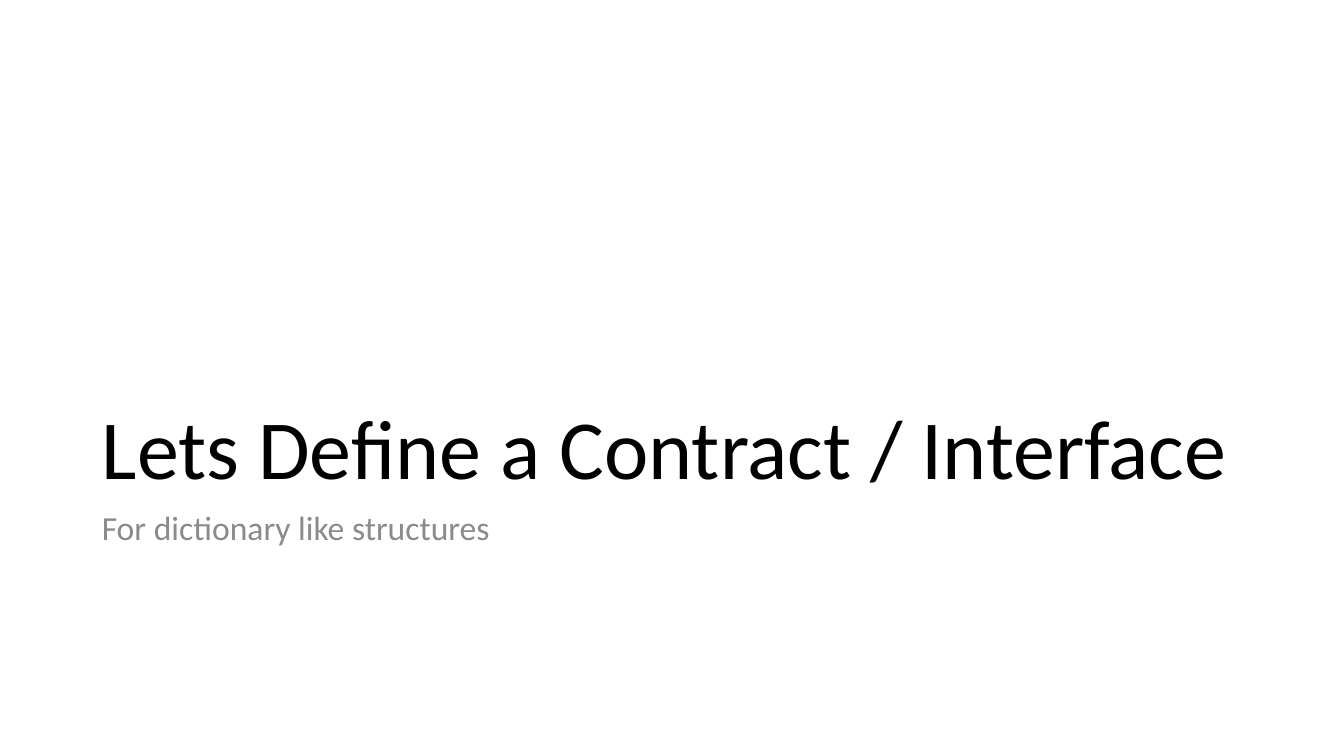
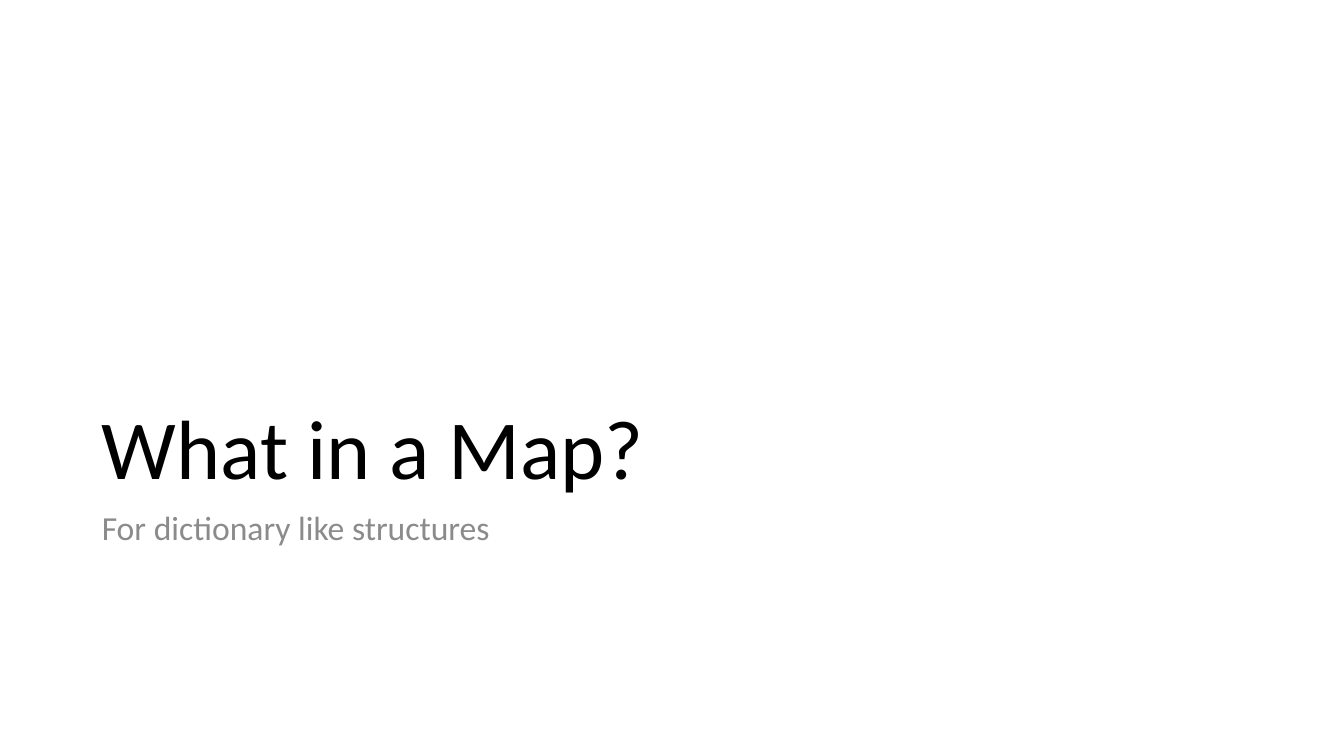
Before and after one commit to csev/cc4e, a slide deck: slide 14 of lectures/CC-04-Maps.pptx. Drawn at 1344x756 pixels with LibreOffice and Linux fonts; fonts in the diff are those of the drawing. Boxes give left, top, right and bottom in pixels: in the first picture for what was removed or moved away, otherwise in the second. Text is boxed around its words. In the diff, an @@ line names an element or a change of style, - is before the commit and + after.

```diff
--- a/lectures/CC-04-Maps.pptx
+++ b/lectures/CC-04-Maps.pptx
@@ title at bbox=[102, 420, 644, 493]: text changed @@
-Lets Define a Contract / Interface
+What in a Map?
```
Also in this commit, not shown: 17 other slides changed, 1 slide removed.
